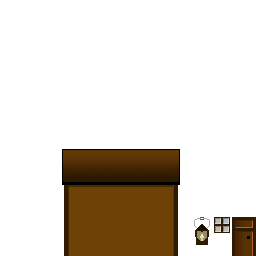
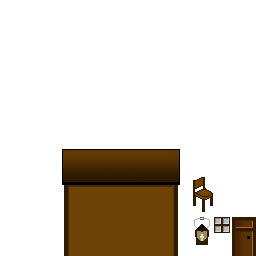
Layers edited between the first and the second w=256, h=256 image:
painted on "Calque 2" over left=193, top=177, right=213, bottom=212
painted on "Porte" over left=193, top=177, right=213, bottom=212
